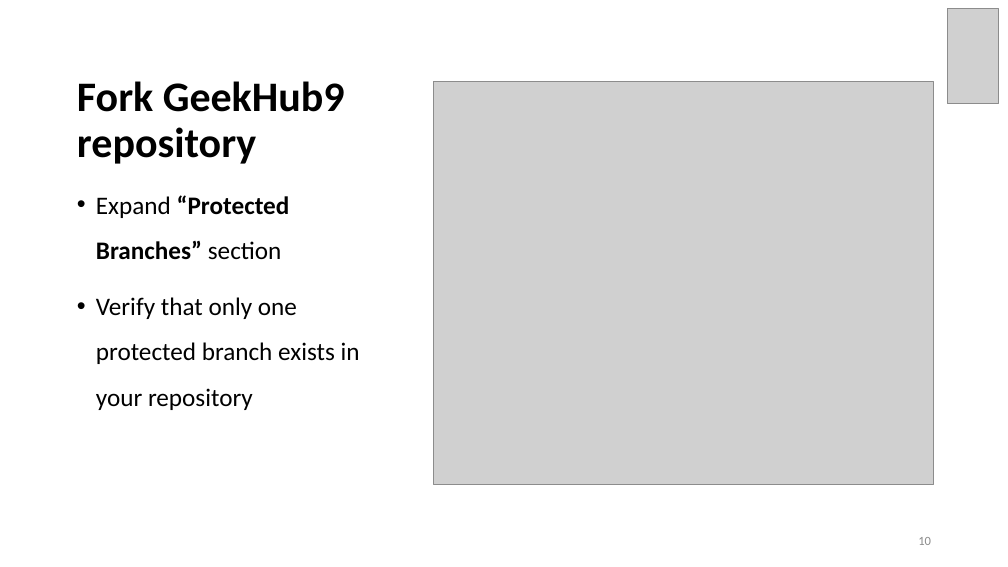
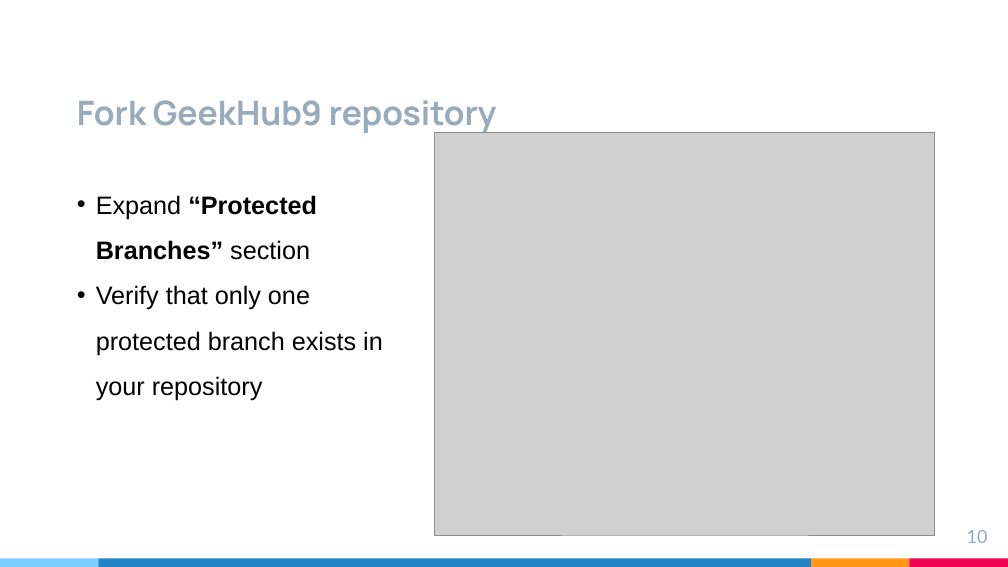
Before and after one commit to brahinets/GeekHub-J4W-9, a slide deck: slide 10 of Lectures/Lesson 01 - Gitlab + Intellij IDEA.pptx. Drawn at 1008x567 pixels with LibreOffice and Linux fonts; fonts in the diff are those of the drawing; grey boxes stand for pictures. Boxes give left, top, right and bottom in pixels: in the first picture for what was removed or moved away, otherwise in the second. Text is boxed around its words. In the diff, an @@ line names an element or a change of style, - is before the commit and + after.

Commit message:
updated presentation styles

```diff
--- a/Lectures/Lesson 01 - Gitlab + Intellij IDEA.pptx
+++ b/Lectures/Lesson 01 - Gitlab + Intellij IDEA.pptx
@@ picture removed at [948, 8, 999, 104] @@
@@ title "Fork GeekHub9 repository": place and size @@
-title "Fork GeekHub9 repository" at [77, 81, 345, 164]
+title "Fork GeekHub9 repository" at [77, 100, 497, 135]
@@ title "Fork GeekHub9 repository" at [77, 100, 497, 135]: size 40 to 32 pt, font Calibri to Manrope, text colour #000000 to #97ABBC; line spacing 0.9 to 1 @@
@@ picture: place and size @@
-picture at [434, 82, 934, 485]
+picture at [435, 132, 935, 535]
@@ text "Expand “Protected Branches” section" at [96, 195, 383, 401]: font Calibri to Arial; less space between paragraphs @@
@@ page number: place and size @@
-page number at [918, 537, 931, 545]
+page number at [967, 530, 988, 543]
@@ page number at [967, 530, 988, 543]: size 12 to 17.3 pt, font Calibri to Lato, text colour #8C8C8C to #97ABBC; vertical alignment middle to top @@
@@ rectangle added at [0, 559, 98, 567], fill #7ECEFD @@
@@ rectangle added at [98, 559, 811, 567], fill #2185C5 @@
@@ rectangle added at [811, 559, 910, 567], fill #FF9715 @@
@@ rectangle added at [910, 559, 1008, 567], fill #F20253 @@
```
Also in this commit, not shown: 23 other slides changed, 1 slide added, 1 slide removed.
